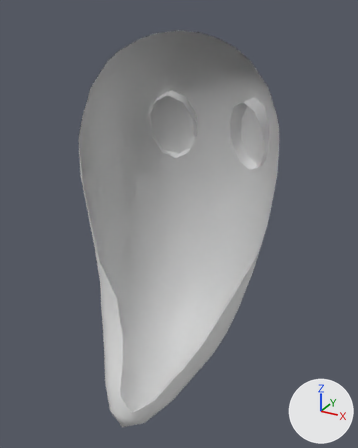
One commit to the FBX model Assets/Assets/Game Assets/Enemies/Ghost/Other stuff/Ghost enemy.fbx: the scene before it, then after it.
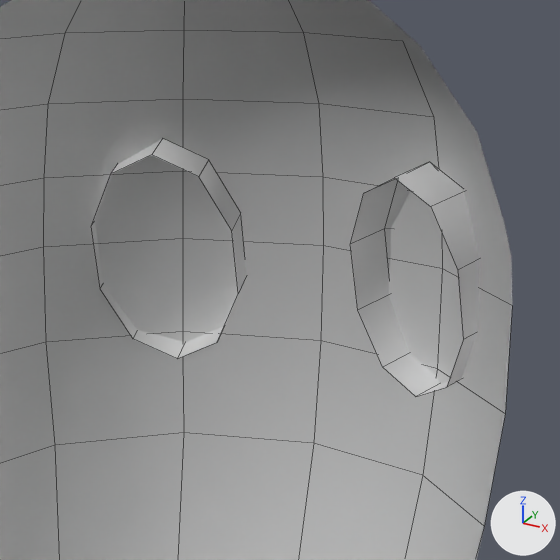
Old and new are each drawn whole from a 50 mm camera at (1.365, -2.512, 2.143) aimed at (0.028, -0.081, 0.928) and again close up on the part from 34% to 82% of the width and 11% to 49% of the height. Lighting does not change. The marker at lower right points along +X, +Y and +Z. The close-ups show mesh edges as thin lines. Everything nearer to the camera than a plane just in front of the edit is cut away. Where no turn or scale is listed for an object, it has been applied to the vertices.

Before the edit, the objects in view are built like this:
```python
me_mesh = bpy.data.meshes.new('Mesh')
me_mesh.from_pydata(...)  # 182 vertices, 192 faces; spans x -0.59..0.59, y -0.66..0.66, z -1.13..1.13
me_mesh_001 = bpy.data.meshes.new('Mesh.001')
me_mesh_001.from_pydata(...)  # 62 vertices, 60 faces; spans x -0.415..0.46, y -0.137..0.133, z -0.232..0.225
# before: 21 (0.309, -0.036, -0.232) at pixel (415, 396), 22 (0.224, -0.01, -0.19) at pixel (382, 367), 23 (0.164, -0.007, -0.08) at pixel (357, 310), 24 (0.151, -0.029, 0.055) at pixel (350, 244), 25 (0.19, -0.067, 0.165) at pixel (363, 193)
# before: 26 (0.267, -0.107, 0.206) at pixel (394, 177), 27 (0.352, -0.134, 0.165) at pixel (430, 206), 28 (0.412, -0.137, 0.055) at pixel (457, 270), 29 (0.425, -0.115, -0.08) at pixel (463, 339), 30 (0.386, -0.076, -0.19) at pixel (446, 387)
# before: 52 (-0.241, -0.029, -0.232) at pixel (177, 358), 53 (-0.157, -0.005, -0.19) at pixel (217, 342), 54 (-0.108, -0.003, -0.08) at pixel (238, 293), 55 (-0.114, -0.026, 0.055) at pixel (231, 230), 56 (-0.171, -0.063, 0.165) at pixel (198, 176)
# before: 57 (-0.258, -0.101, 0.206) at pixel (151, 154), 58 (-0.342, -0.125, 0.165) at pixel (110, 174), 59 (-0.39, -0.127, 0.055) at pixel (90, 226), 60 (-0.385, -0.105, -0.08) at pixel (99, 288), 61 (-0.328, -0.068, -0.19) at pixel (132, 338)
ob_eyes = bpy.data.objects.new('eyes', me_mesh_001)
ob_eyes.location = (-0.027, 0.441, 1.407)
ob_ghost = bpy.data.objects.new('Ghost', me_mesh)
ob_ghost.location = (0.0, -0.095, 0.942)
```
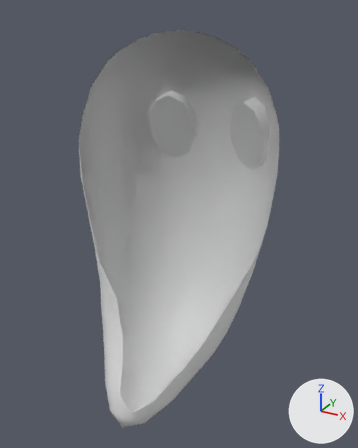
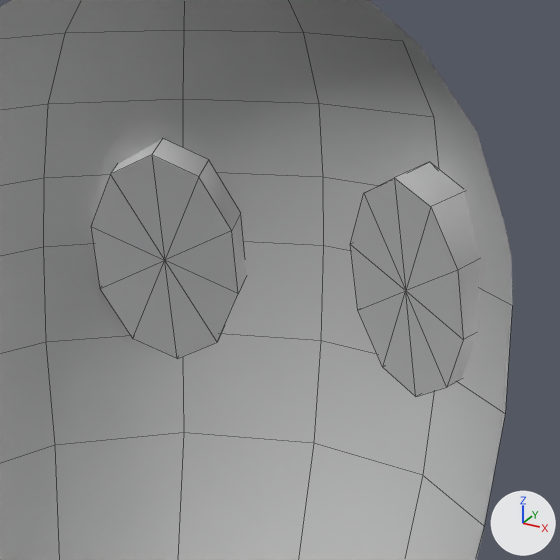
The newer file is also turned or shifted as a whole; pictures and numbers use the older file's frame.

The change, as JSON lines over the scene's bpy script:
```json
{"block": "me_mesh_001", "where": "me_mesh_001.from_pydata(...)  # 62 vertices, 60 faces; spans x -0.415..0.46, y -0.137..0.133, z -0.232..0.225"}
{"block": "me_mesh_001", "where": "# used by ob_eyes; location = (-0.027, 0.441, 1.407)"}
{"block": "me_mesh_001", "where": "# verts and faces of me_mesh_001; kept vertices keep their numbers, new ones are numbered from 62"}
{"block": "me_mesh_001", "change": "me_mesh_001 part 1"}
{"op": "add", "block": "me_mesh_001", "code": "verts[62] = (0.288, -0.072, -0.013)  # pixel (405, 290)"}
{"op": "add", "block": "me_mesh_001", "code": "faces += [(21, 62, 22), (22, 62, 23), (23, 62, 24), (24, 62, 25), (25, 62, 26), (26, 62, 27)]"}
{"op": "add", "block": "me_mesh_001", "code": "faces += [(27, 62, 28), (28, 62, 29), (29, 62, 30), (21, 30, 62)]"}
{"block": "me_mesh_001", "change": "me_mesh_001 part 2"}
{"op": "add", "block": "me_mesh_001", "code": "verts[63] = (-0.249, -0.065, -0.013)  # pixel (164, 260)"}
{"op": "add", "block": "me_mesh_001", "code": "faces += [(52, 53, 63), (53, 54, 63), (54, 55, 63), (55, 56, 63), (56, 57, 63), (57, 58, 63)]"}
{"op": "add", "block": "me_mesh_001", "code": "faces += [(58, 59, 63), (59, 60, 63), (60, 61, 63), (52, 63, 61)]"}
```

Where the change shows, as pixel boxes [x1, y1, x2, y2] in the close-ups (560 x 560 px):
```json
{"part": 1, "of": "me_mesh_001", "change": "added", "after": [350, 178, 463, 396]}
{"part": 2, "of": "me_mesh_001", "change": "added", "after": [91, 155, 238, 358]}
```
